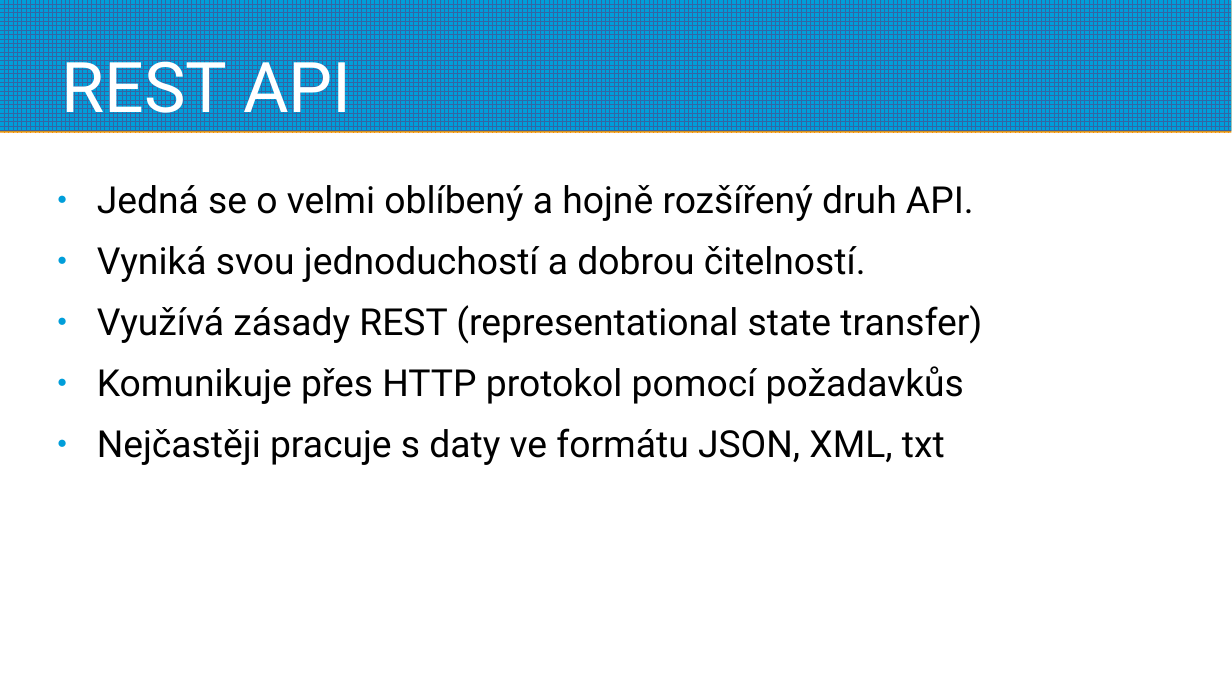
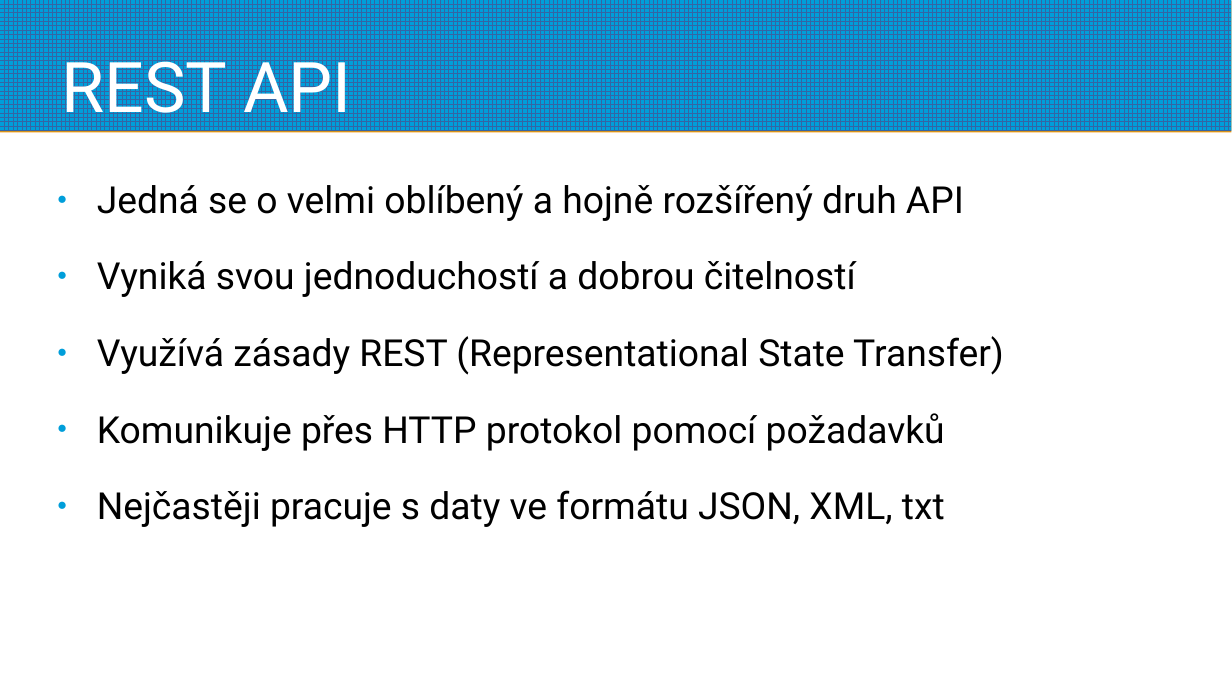
Before and after one commit to estrellasfv/rest-api, a slide deck: slide 3 of brunova.ppsx. Drawn at 1232x693 pixels with LibreOffice and Linux fonts; fonts in the diff are those of the drawing; background and template pictures are left out. Boxes give left, top, right and bottom in pixels: in the first picture for what was removed or moved away, otherwise in the second. Text is boxed around its words. In the diff, an @@ line names an element or a change of style, - is before the commit and + after.

```diff
--- a/brunova.ppsx
+++ b/brunova.ppsx
@@ text at bbox=[97, 185, 1004, 451]: text changed @@
-● Jedná se o velmi oblíbený a hojně rozšířený druh API.
-● Vyniká svou jednoduchostí a dobrou čitelností.
-● Využívá zásady REST (representational state transfer)
-● Komunikuje přes HTTP protokol pomocí požadavkůs
+● Jedná se o velmi oblíbený a hojně rozšířený druh API
+● Vyniká svou jednoduchostí a dobrou čitelností
+● Využívá zásady REST (Representational State Transfer)
+● Komunikuje přes HTTP protokol pomocí požadavků
@@ text at bbox=[97, 490, 945, 527]: more space between paragraphs @@
```
Also in this commit, not shown: 13 other slides changed, 1 slide added, 1 other file.
